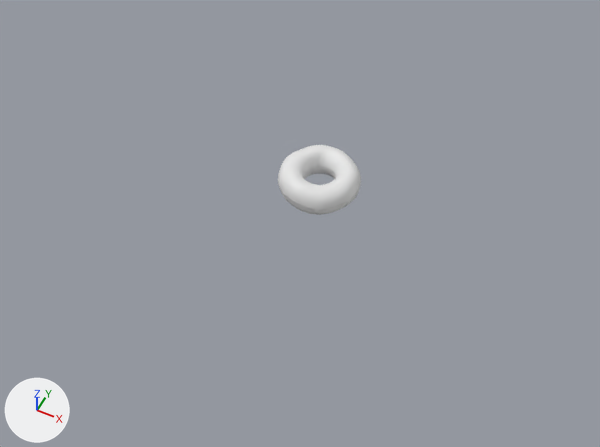
Before and after pictures for a commit that changed the Blender file Donut.blend.
One viewpoint serves both versions: a 50 mm camera at (9.7, -21.1, 23.3) aimed at (0.0, -1.7, -1.0). Every picture has the same lights, and +X, +Y and +Z are marked at lower left.

The first picture shows 'Donut', 'Icing'.
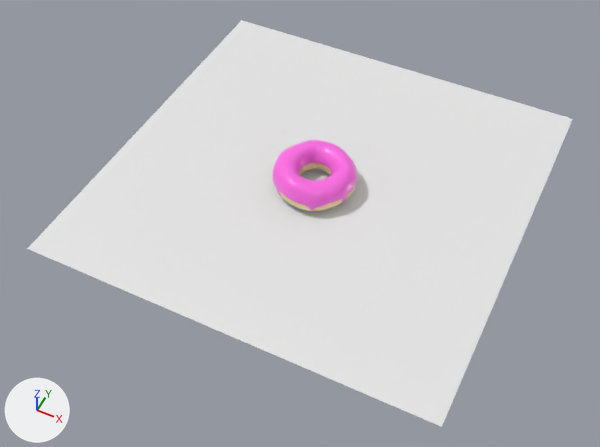
Location of each change, [x1, y1, x2, y2] in pixels of the pictures (600 x 447 px):
'Plane', added
    after: [27, 20, 573, 427]
'Icing', recoloured, moved
    before: [278, 145, 361, 214]
    after: [272, 140, 358, 210]
'Donut', moved
    before: [279, 167, 360, 215]
    after: [274, 163, 356, 211]

What changed in the scene script:
```text
Add mat_material_002:
    mat_material_002 = principled_material('Material.002')
    mat_material_002.base_color = (1.0, 0.153, 0.778)  # pink #ff6de4
    mat_material_002.roughness = 0.299
Add mat_material_004:
    mat_material_004 = principled_material('Material.004')
    mat_material_004.base_color = (0.8, 0.8, 0.8)  # white #e7e7e7
Change me_torus_002:
    where me_torus_002.from_pydata(...)  # 13048 vertices, 12688 faces, 4 loose edges; spans x -1.64..1.57, y -1.59..1.61, z -0.58..0.61
    add me_torus_002.materials.append(mat_material_002)  # pink #ff6de4
Add me_plane:
    me_plane.from_pydata([(-8.0, -8.0, 0.0), (8.0, -8.0, 0.0), (-8.0, 8.0, 0.0), (8.0, 8.0, 0.0)], [], [(0, 1, 3, 2)])
    me_plane.materials.append(mat_material_004)  # its picture is missing
Change ob_donut:
    ob_donut.location: (0.0, 0.0, 0.0) -> (0.0, -0.43, 0.61)
Change ob_icing:
    ob_icing.location: (0.0, 0.0, 0.0) -> (0.0, -0.43, 0.61)
Add ob_plane:
    ob_plane = bpy.data.objects.new('Plane', me_plane)
    ob_plane.location = (0.0, 0.0, 0.0)
```
